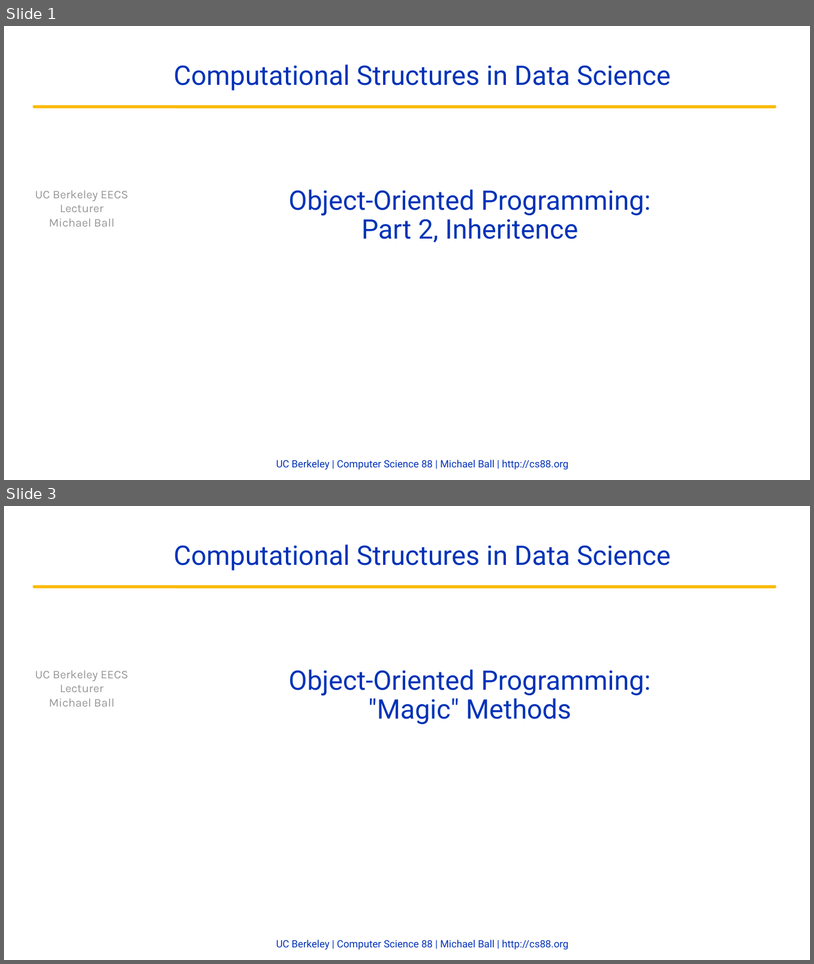
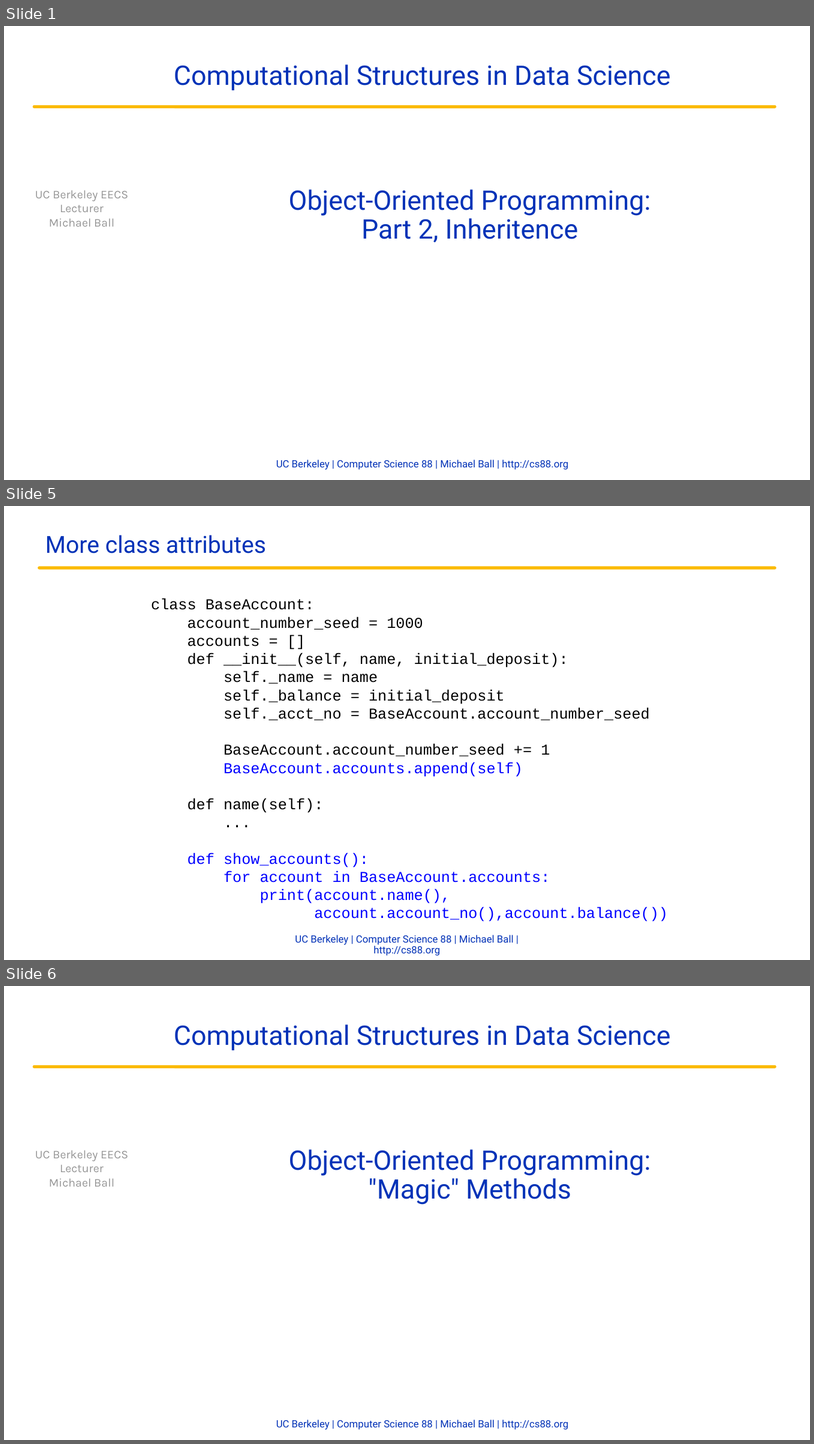
Before and after one commit to cs88-website/fa22, a slide deck: assets/slides/fa22/14-OOP_II.pptx. Shown one above the other, each under a label of ours: slides 1 and 3 before the commit, slides 1, 5 and 6 after it; the slides between them are not shown. The pictures are 814x964 and 814x1444 pixels, drawn with LibreOffice and Linux fonts; fonts in the diff are those of the drawing; background and template pictures are left out. Boxes give left, top, right and bottom in pixels: in the first picture for what was removed or moved away, otherwise in the second. Text is boxed around its words. In the diff, an @@ line names an element or a change of style, - is before the commit and + after.

```diff
--- a/assets/slides/fa22/14-OOP_II.pptx
+++ b/assets/slides/fa22/14-OOP_II.pptx
@@ slide 5 added at <box>4,506,810,960</box>, background #FFFFFF @@
@@ title added at <box>45,535,266,553</box>, 28 pt, text #0332B7 @@
+More class attributes
@@ freeform shape added at <box>39,568,776,568</box>, outline #FBBA03 3.75 pt @@
@@ text added at <box>151,598,668,921</box>, 18 pt, text #000000 @@
+class BaseAccount:
+account_number_seed = 1000
+accounts = []
+def __init__(self, name, initial_deposit):
+self._name = name
+self._balance = initial_deposit
+self._acct_no = BaseAccount.account_number_seed
+BaseAccount.account_number_seed += 1
+BaseAccount.accounts.append(self)
+def name(self):
+...
+def show_accounts():
+for account in BaseAccount.accounts:
+print(account.name(),
+account.account_no(),account.balance())
@@ text added at <box>295,934,514,955</box>, 12 pt, text #0332B7 @@
+UC Berkeley | Computer Science 88 | Michael Ball | http://cs88.org
@@ what was slide 3 is now slide 6 @@
```
Also in this commit, not shown: 1 slide changed, 2 other slides added, 2 other files.
